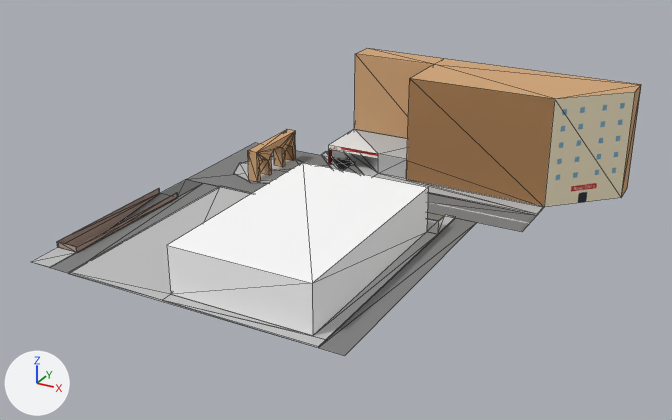
What one commit did to the glTF model assets/models/chunks/arch.glb.
The view is the same before and after, from a 50 mm camera at (93.0, -143.5, 66.3) aimed at (23.7, -17.6, 3.3). The axes (+X, +Y, +Z) are drawn at lower left. The lights are the same throughout. The picture after the commit comes second. Mesh edges are drawn as thin lines. Objects named as collision shapes, trigger or cutter boxes, shadow casters or lower levels of detail are left out. Where no turn or scale is listed for an object, it has been applied to the vertices. Vertices at exactly the same position are counted once.

Names of what the first picture shows: 'Arch', 'Avenue', 'Flats', 'Garage', 'Gas', 'GasBanner', 'Legion', 'Parking', 'Police', 'Roundabout', 'Sidewalk' and 3 more.
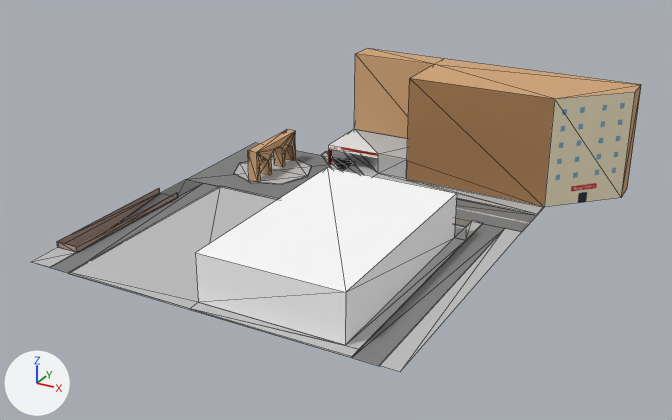
Pixel boxes (x1, y1, x2, y2) of what changed, in the pictures (672 x 420 px; the box of a moved part takes in the faces that stretch with it):
'Police', moved: before (167, 162, 428, 336); after (195, 167, 457, 345)
'Sidewalk', reshaped (7% wider, 6% taller): before (50, 183, 438, 348); after (50, 183, 466, 358)
'Legion', reshaped, moved (8% wider, 7% taller): before (319, 218, 477, 356); after (352, 224, 522, 372)
'Parking', reshaped: before (427, 212, 456, 234); after (454, 218, 483, 240)
part 2 of me_plane_009, moved or reshaped: before (88, 186, 438, 348); after (88, 186, 466, 358)
part 3 of me_plane_004, added: after (379, 228, 522, 372)

What the commit changed:
Material 'Material.005' (mat_material_005) is new.
Its base color is (0.521, 0.521, 0.521) (light grey #bfbfbf).
Its roughness is 1.0.
me_plane_008 is used by ob_parking; location (26.0, -12.0, 0.0).
me_plane_008 had 18 vertices, 24 faces and spanned x -14.0..14.0, y 0.0..8.0, z 0.0..0.2.
me_plane_008 now has 18 vertices, 24 faces and spans x -14.0..19.0, y 0.0..8.0, z 0.0..0.2.
me_plane_008 part 1: all 9 vertices in x 12.0..14.0, y 0.0..8.0, z 0.0..0.2 are moved by (5.0, 0.0, 0.0).
me_plane_009 is used by ob_sidewalk; location (39.0, -13.0, 0.2).
me_plane_009 had 17 vertices, 20 faces and spanned x -47.0..1.0, y -39.0..1.0, z -0.2..0.0.
me_plane_009 now has 17 vertices, 20 faces and spans x -47.0..6.0, y -39.0..1.0, z -0.2..0.0.
me_plane_009 part 2: all 11 vertices in x -25.0..1.0, y -39.0..1.0, z -0.2..0.0 are moved by (5.0, 0.0, 0.0).
me_plane_004 is used by ob_legion; location (42.0, -5.0, 0.0).
Verts and faces of me_plane_004; kept vertices keep their numbers, new ones are numbered from 4.
Before the commit, vertices of me_plane_004: 1 (2.0, -47.0, 0.0) at pixel (344, 355), 3 (2.0, 1.0, 0.0) at pixel (477, 222).
me_plane_004 had 4 vertices, 2 faces and spanned x -2.0..2.0, y -47.0..1.0, z 0.0.
me_plane_004 now has 9 vertices, 8 faces and spans x -2.0..5.0, y -47.0..1.0, z 0.0..0.1.
Part 3, on me_plane_004:
New vertex 4 is at (2.0, -47.0, 0.1), pixel (379, 365).
New vertex 5 is at (2.0, 1.0, 0.1), pixel (505, 227).
New vertex 6 is at (5.0, -47.0, 0.1), pixel (400, 371).
New vertex 7 is at (5.0, 1.0, 0.1), pixel (522, 231).
New vertex 8 is at (5.0, 1.0, 0.0), pixel (522, 231).
New faces: (1, 4, 3), (3, 4, 5), (4, 6, 5), (5, 6, 7), (3, 5, 7), (3, 7, 8) (mat_material_005 (light grey #bfbfbf)).
me_plane_004 gains material mat_material_005 (light grey #bfbfbf).
Object 'Police' (ob_police) moves from (26.0, -12.0, 0.2) to (31.0, -12.0, 0.2).
Object 'Legion' (ob_legion) moves from (42.0, -5.0, 0.0) to (47.0, -5.0, 0.0).
